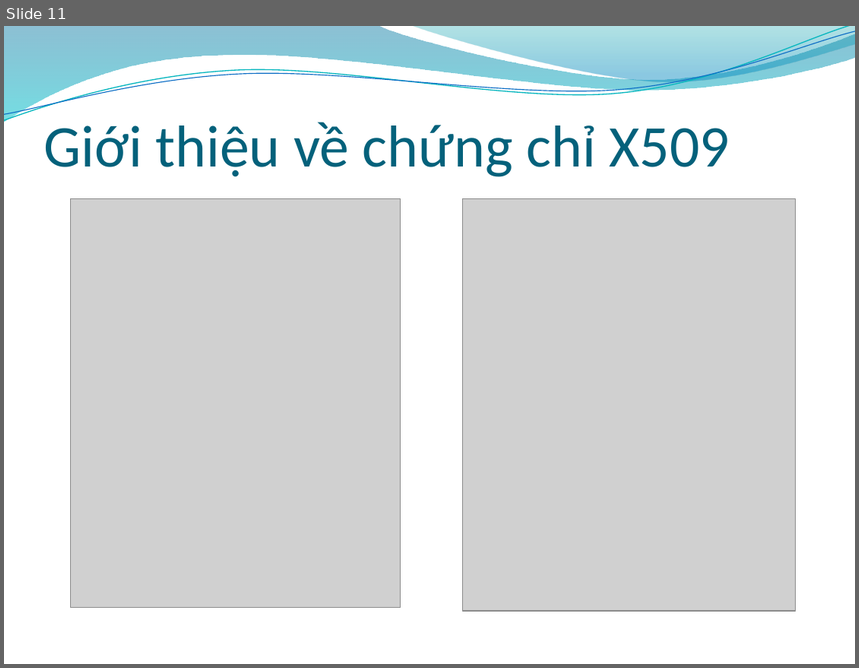
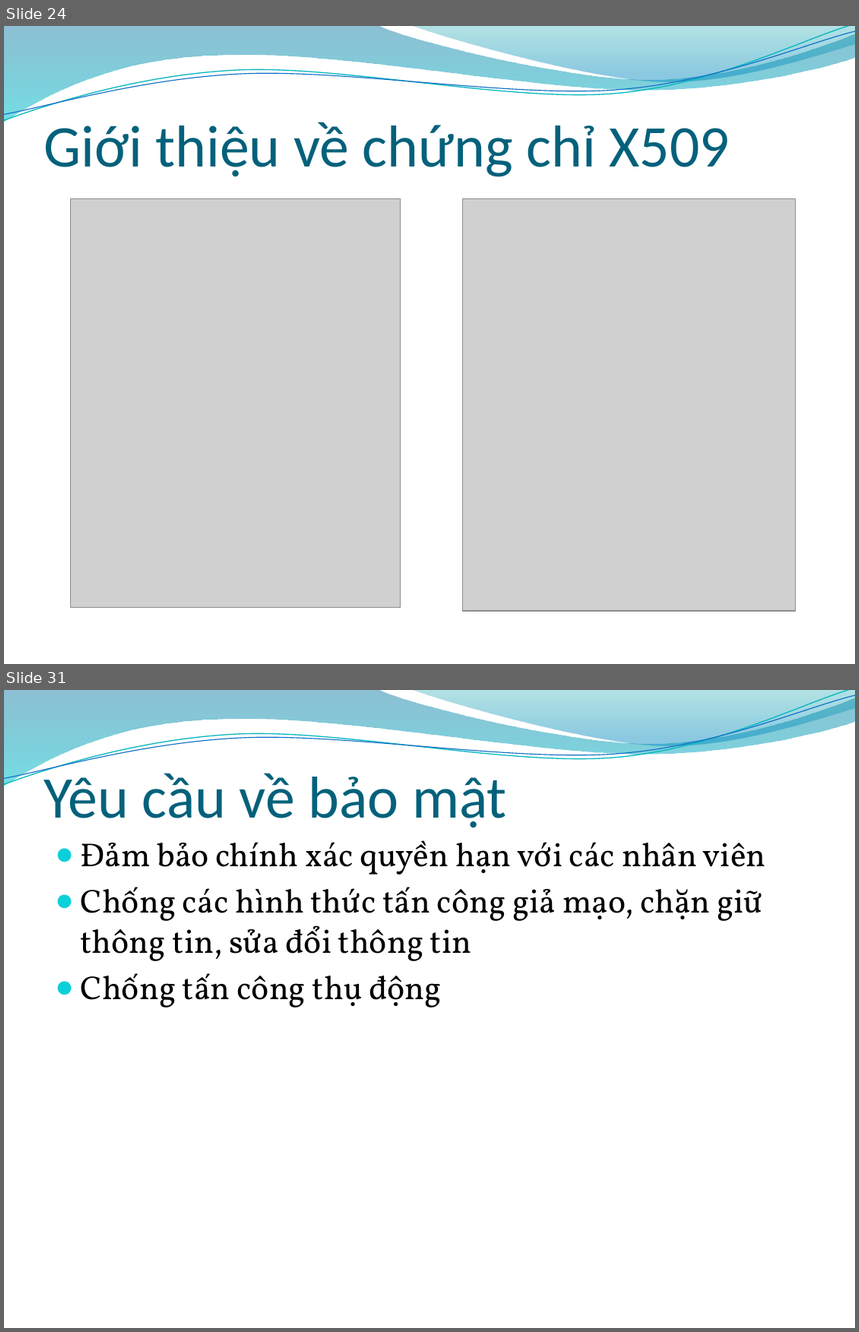
Before and after one commit to fast-link/bk-20102-assignment, a slide deck: An ninh mang/Bảo mật trong Web Service_Slide.pptx. Shown one above the other, each under a label of ours: slide 11 before the commit, slides 24 and 31 after it; the slides between them are not shown. The pictures are 859x668 and 859x1332 pixels, drawn with LibreOffice and Linux fonts; fonts in the diff are those of the drawing; grey boxes stand for pictures; background and template pictures are left out. Boxes give left, top, right and bottom in pixels: in the first picture for what was removed or moved away, otherwise in the second. Text is boxed around its words. In the diff, an @@ line names an element or a change of style, - is before the commit and + after.

```diff
--- a/An ninh mang/Bảo mật trong Web Service_Slide.pptx
+++ b/An ninh mang/Bảo mật trong Web Service_Slide.pptx
@@ slide 31 added at <box>4,690,855,1328</box>, background picture (left out); not listed: 4 template elements that a slide beside it also shows @@
@@ title added at <box>44,768,507,828</box>, 50 pt, text #04617B @@
+Yêu cầu về bảo mật
@@ text added at <box>81,840,766,1008</box>, 28 pt, text #000000 @@
+● Đảm bảo chính xác quyền hạn với các nhân viên
+● Chống các hình thức tấn công giả mạo, chặn giữ thông tin, sửa đổi thông tin
+● Chống tấn công thụ động
@@ what was slide 11 is now slide 24 @@
```
Also in this commit, not shown: 1 slide changed, 24 other slides added, 1 other file.
